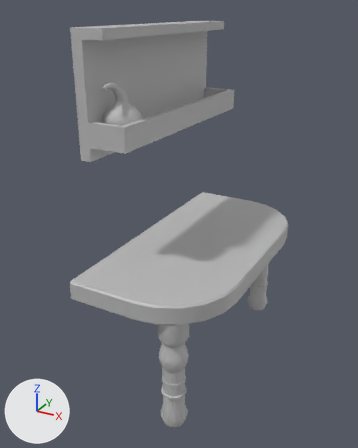
Two versions of the FBX model MagVsRogues/Assets/Decor_Asset/Module_Mur_Table.fbx, one commit apart.
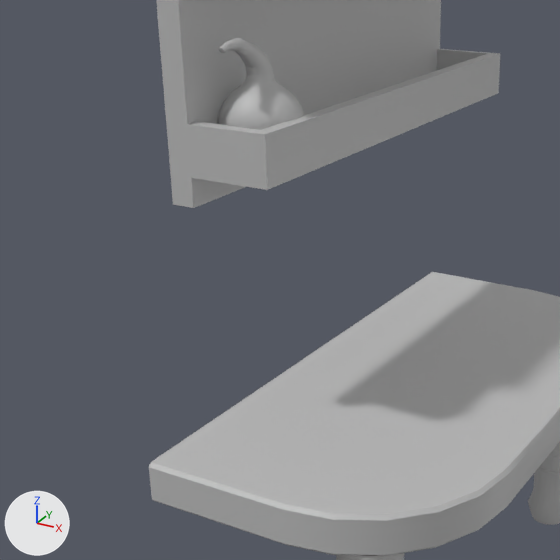
Each version appears first whole from a 50 mm lens placed at (-3.52, 0.11, 2.71), pointed at (-5.19, 3.14, 1.19), and next in a close-up on the part from 0% to 73% of the width and 14% to 73% of the height. Lighting does not change. The marker at lower left points along +X, +Y and +Z. Where no turn or scale is listed for an object, it has been applied to the vertices.
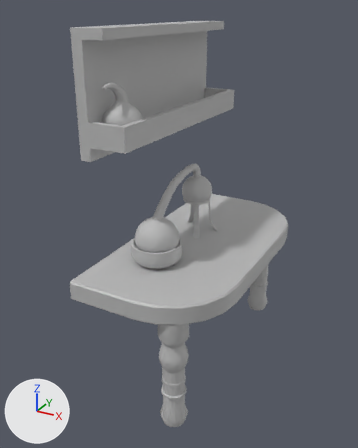
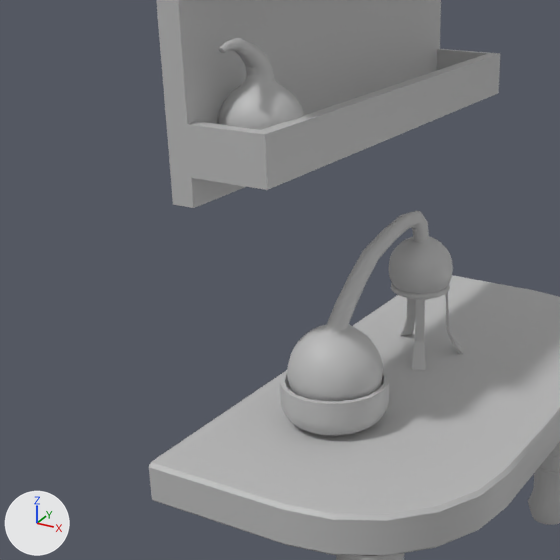
The newer file is also turned or shifted as a whole; pictures and numbers use the older file's frame.

What differs and where, as boxes [x1, y1, x2, y2] in the close-ups (560 x 560 px):
'pSphere4', added
    after: [287, 211, 453, 401]
'pCylinder9', added
    after: [280, 369, 389, 436]
'pTorus1', added
    after: [391, 283, 463, 370]

The change, as a diff of the scene's bpy script:
```diff
--- a/MagVsRogues/Assets/Decor_Asset/Module_Mur_Table.fbx.py
+++ b/MagVsRogues/Assets/Decor_Asset/Module_Mur_Table.fbx.py
@@ me_mesh_005 @@
+me_mesh_005.from_pydata(...)  # 356 vertices, 327 faces; spans x -0.15..0.164, y -0.164..0.15, z -0.276..0.01
+me_mesh_005.materials.append(mat_lambert1)  # grey #bcbcbc
@@ me_mesh_004_1 @@
+me_mesh_004_1.from_pydata(...)  # 182 vertices, 200 faces; spans x -0.182..0.182, y -0.182..0.182, z -0.073..0.073
+me_mesh_004_1.materials.append(mat_lambert1)  # grey #bcbcbc
@@ me_mesh_006 @@
+me_mesh_006.from_pydata(...)  # 862 vertices, 880 faces; spans x -0.159..0.159, y -0.455..0.443, z -0.201..0.369
+me_mesh_006.materials.append(mat_lambert1)  # grey #bcbcbc
@@ ob_ptorus1 @@
+ob_ptorus1 = bpy.data.objects.new('pTorus1', me_mesh_005)
+ob_ptorus1.location = (-5.193, 3.437, 1.3)
@@ ob_pcylinder9 @@
+ob_pcylinder9 = bpy.data.objects.new('pCylinder9', me_mesh_004_1)
+ob_pcylinder9.location = (-5.193, 2.814, 1.107)
@@ ob_psphere4 @@
+ob_psphere4 = bpy.data.objects.new('pSphere4', me_mesh_006)
+ob_psphere4.location = (-5.193, 3.114, 1.247)
```
